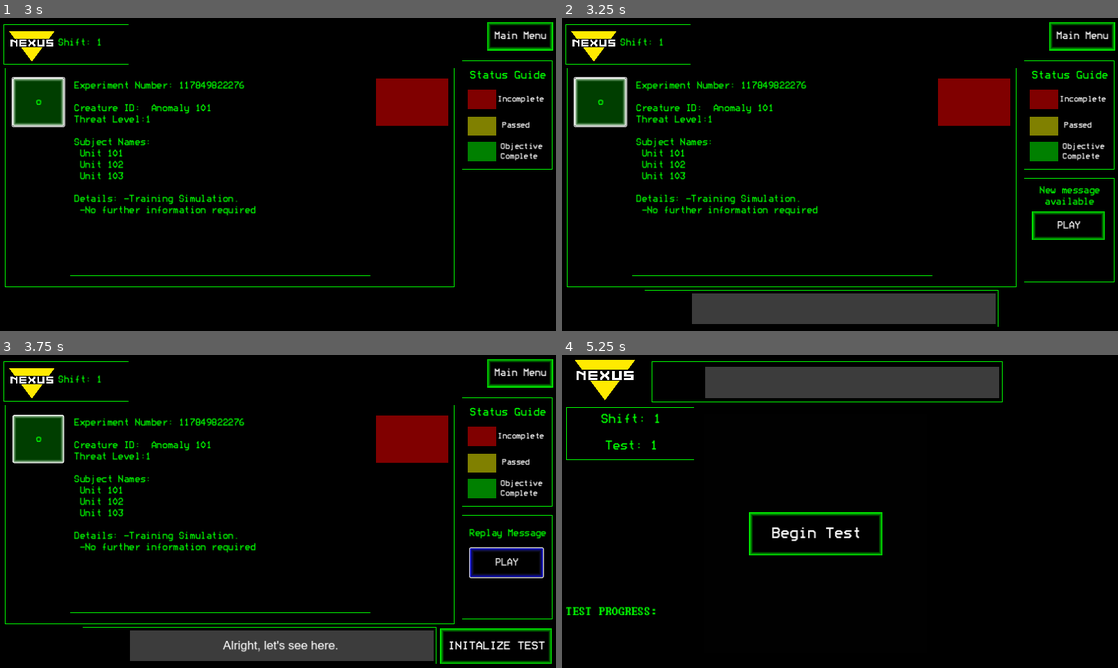
Above: before the commit, frames 1-4 (two rows, left to right).
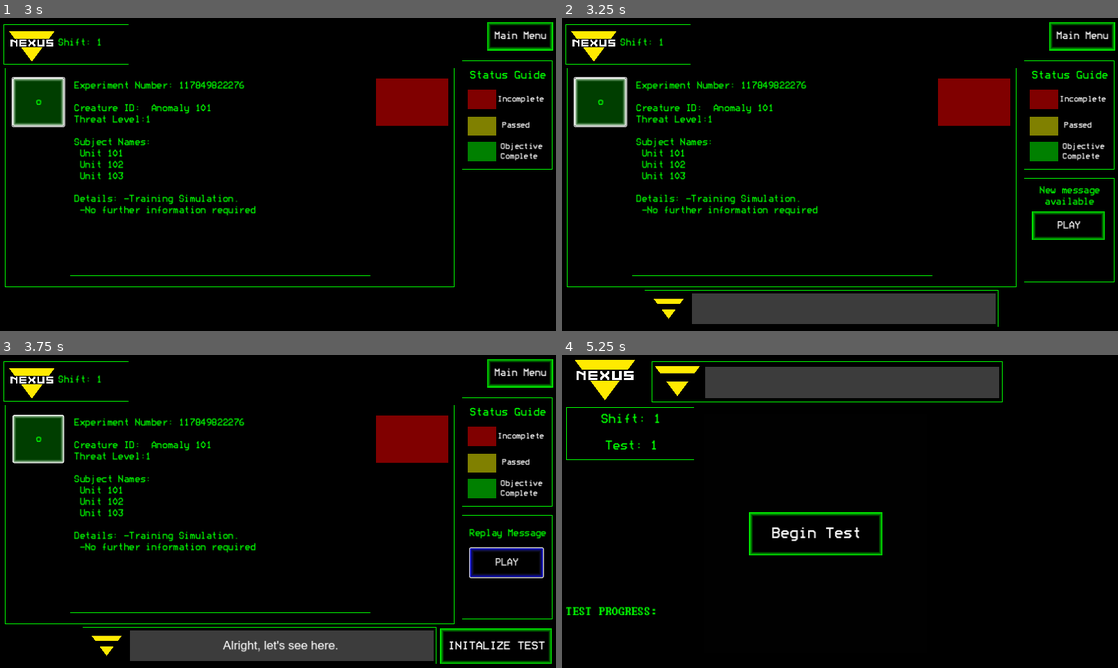
Above: after the commit, the same moments.

Repository: andrewpressman/MonsterManagement
Game: Godot game, scene res://Home Screen/MainMenu.tscn
Two runs of this game, one before a commit and one after it. Both use one fixed random seed, a clock stepped at 60 frames per second and the inputs below.
Inputs:
- Up to frame 1 (3 s): click "New Game" at 0.5 s; click "Main Menu" at 1.25 s; click "New Game" at 2 s; click "o" at 2.75 s
- Up to frame 2 (3.25 s): no input
- Up to frame 3 (3.75 s): click "PLAY" at 3.5 s
- Up to frame 4 (5.25 s): click "PLAY" at 4.25 s; click "INITALIZE TEST" at 5 s

Frame 1 is identical in both runs. In frame 2, 0.1% of the frame differs, in the area x 16-22%, y 89-97%; in frame 3, 0.1%; in frame 4, 0.3%, in the area x 16-25%, y 3-14%.

Commit message:
Visual and Audio improvments
Added icons for dialogue / message windows
Text modifications
Added Text indicators for status
Added sound effect for when a character status changes

Diff:
--- a/Character.gd
+++ b/Character.gd
@@ -2,6 +2,9 @@
 
 # Reference to the Character Panel node
 var characterPanel: Panel
+
+var CurrentState : int = 1 # 1 = green, 2 = yellow, 3= red, 4= flashing, 5=dead
+var LastState : int
 
 var MinState : int
 var YellowThreshold : int
@@ -21,6 +24,7 @@
 	characterPanel = $Status
 	$Sprite2D.visible = false
 	$Status.visible = false
+	LastState = CurrentState
 
 #Startup animation
 func Startup():
@@ -30,6 +34,7 @@
 
 # Function to update the color of the character panel
 func update_panel_color(character_value: int):
+	var OldValue = CharacterValue
 	CharacterValue = character_value
 	if characterPanel == null:
 		print("Character Panel node not assigned!")
@@ -37,15 +42,38 @@
 
 	if character_value >= MaxState:
 		characterPanel.modulate =  Color(0, 0, 0) # Black, character is dead
+		CurrentState = 5
 	elif character_value >= RedThreshold:
+		CurrentState = 3
 		if  character_value >= FlashingState:
+			CurrentState = 4
 			flash()
 		else:
 			characterPanel.modulate = Color(.5, 0, 0) # Red
 	elif character_value >= YellowThreshold:
+		CurrentState = 2
 		characterPanel.modulate = Color(.5, .5, 0) # Yellow
 	elif character_value >= MinState:
+		CurrentState = 1
 		characterPanel.modulate = Color(0, .5, 0) # green
+
+	UpdateState(OldValue, CharacterValue)
+
+func UpdateState(OldValue : int, NewValue : int):
+	if LastState != CurrentState:
+		if OldValue > NewValue:
+			Sound(true)
+		else:
+			Sound(false)
+	LastState = CurrentState
+
+func Sound(sound : bool):
+	if sound:
+		$StatusAlarm.stream = preload("res://Assets/Audio Files/Actions Sounds/DownBeep.wav")
+	else:
+		$StatusAlarm.stream = preload("res://Assets/Audio Files/Actions Sounds/UpBeep.wav")
+
+	$StatusAlarm.play()
 
 #allows color panel to flash indicating status is near max value
 func flash():
--- a/EndScreen/Credits.tscn
+++ b/EndScreen/Credits.tscn
@@ -19,7 +19,7 @@
 offset_left = 22.0
 offset_top = 72.0
 offset_right = 1150.0
-offset_bottom = 647.0
+offset_bottom = 641.0
 theme_override_fonts/font = ExtResource("1_b44t5")
 theme_override_font_sizes/font_size = 30
 text = "Developed By:
@@ -35,8 +35,7 @@
 Sedona
 
 Art:
-TorrN
-Arkulite"
+@TorrN"
 horizontal_alignment = 1
 
 [node name="Button" type="Button" parent="."]
@@ -51,7 +50,7 @@
 offset_left = 1.0
 offset_top = 25.0
 offset_right = 1150.0
-offset_bottom = 147.0
+offset_bottom = 75.0
 theme_override_colors/font_color = Color(0, 1, 0, 1)
 theme_override_font_sizes/font_size = 37
 text = "Thanks to All who helped out:"
--- a/EndScreen/EndScreen.gd
+++ b/EndScreen/EndScreen.gd
@@ -26,7 +26,7 @@
 			$Message.text = "Thank you for your contributions to NEXUS LLC. \n\nYour payment will be processed and your employme …(268 unchanged characters)…
 			GlobalVariables.UnlockedEndings[1] = 1
 		3:
-			$Message.text = "Thank you for your contributions. \n\nI am finally free."
+			$Message.text = "Thank you for your contributions. \n\n\nI am finally free."
 			GlobalVariables.UnlockedEndings[2] = 1
 
 
--- a/Game Screen.tscn
+++ b/Game Screen.tscn
@@ -13,6 +13,7 @@
 [ext_resource type="FontFile" uid="uid://oska4i2dd12t" path="res://Assets/Fonts/SansSerif.ttf" id="8_sma8g"]
 [ext_resource type="Script" path="res://EffectsPlayer.gd" id="9_3vj8r"]
 [ext_resource type="Script" path="res://ObjectiveTracker.gd" id="9_4ck7d"]
+[ext_resource type="Texture2D" uid="uid://dvnuxauq6rb0y" path="res://Assets/Images/LogoBlank_Normal.png" id="9_st0hd"]
 [ext_resource type="FontFile" uid="uid://cjinnl4kb80xv" path="res://Assets/Fonts/TermReg.ttf" id="10_2mwke"]
 [ext_resource type="Script" path="res://ProgressBar.gd" id="10_7574l"]
 [ext_resource type="AudioStream" uid="uid://do0incd5ha8i6" path="res://Assets/Audio Files/SupervisorLogs/Tutorial.wav" id="12_ps3hh"]
@@ -123,6 +124,11 @@
 vertical_alignment = 1
 autowrap_mode = 3
 
+[node name="Speaker" type="Sprite2D" parent="Message/TextPanel"]
+position = Vector2(-57, 30)
+scale = Vector2(0.15, 0.15)
+texture = ExtResource("9_st0hd")
+
 [node name="Actions" type="Panel" parent="."]
 offset_left = 781.0
 offset_top = 104.0
@@ -368,6 +374,8 @@
 script = ExtResource("3_o7a42")
 metadata/_edit_use_anchors_ = true
 
+[node name="StatusAlarm" type="AudioStreamPlayer2D" parent="HealthMonitor/Character1"]
+
 [node name="ColorRect" type="ColorRect" parent="HealthMonitor/Character1"]
 visible = false
 layout_mode = 0
@@ -414,6 +422,8 @@
 script = ExtResource("3_o7a42")
 metadata/_edit_use_anchors_ = true
 
+[node name="StatusAlarm" type="AudioStreamPlayer2D" parent="HealthMonitor/Character2"]
+
 [node name="ColorRect" type="ColorRect" parent="HealthMonitor/Character2"]
 visible = false
 layout_mode = 0
@@ -459,6 +469,8 @@
 theme = ExtResource("3_nnqoy")
 script = ExtResource("3_o7a42")
 metadata/_edit_use_anchors_ = true
+
+[node name="StatusAlarm" type="AudioStreamPlayer2D" parent="HealthMonitor/Character3"]
 
 [node name="ColorRect" type="ColorRect" parent="HealthMonitor/Character3"]
 visible = false
@@ -507,6 +519,8 @@
 theme = ExtResource("3_nnqoy")
 script = ExtResource("3_o7a42")
 metadata/_edit_use_anchors_ = true
+
+[node name="StatusAlarm" type="AudioStreamPlayer2D" parent="HealthMonitor/Monster"]
 
 [node name="ColorRect" type="ColorRect" parent="HealthMonitor/Monster"]
 visible = false
--- a/Home Screen/MainMenu.tscn
+++ b/Home Screen/MainMenu.tscn
@@ -234,7 +234,6 @@
 text = "Audio"
 
 [node name="Sound" type="Node2D" parent="OptionsMenu"]
-visible = false
 
 [node name="LabelGlobal" type="Label" parent="OptionsMenu/Sound"]
 offset_left = 14.0
--- a/Level Select/Cases.gd
+++ b/Level Select/Cases.gd
@@ -4,6 +4,30 @@
 	$Level1/BigInfo/Label.text = SetExperimentNumber(1) + Space() + SetCreature(1) + "\n" + "Threat Level:" + str(GlobalVariables.CurrentLevel) + Space() + SetNames(1) + Space() + SetDetails(1)
 	$Level2/BigInfo/Label.text = SetExperimentNumber(2) + Space() + SetCreature(2) + "\n" + "Threat Level:" + str(GlobalVariables.CurrentLevel) + Space() + SetNames(2) + Space() + SetDetails(2)
 	$Level3/BigInfo/Label.text = SetExperimentNumber(3) + Space() + SetCreature(3) + "\n" + "Threat Level:" + str(GlobalVariables.CurrentLevel) + Space() + SetNames(3) + Space() + SetDetails(3)
+	UpdateStatus()
+
+#Level status, 0 = incomplete, 1 = complete w/o objective, 2 = completed w/ objective
+func UpdateStatus():
+	if GlobalVariables.Level1Status == 0:
+		$Level1/MiniInfo/Label.text = "Experiment One"
+	if GlobalVariables.Level1Status == 1:
+		$Level1/MiniInfo/Label.text = "Experiment One : Passed"
+	if GlobalVariables.Level1Status == 2:
+		$Level1/MiniInfo/Label.text = "Experiment One : Complete"
+
+	if GlobalVariables.Level2Status == 0:
+		$Level2/MiniInfo/Label.text = "Experiment Two"
+	if GlobalVariables.Level2Status == 1:
+		$Level2/MiniInfo/Label.text = "Experiment Two : Passed"
+	if GlobalVariables.Level2Status == 2:
+		$Level2/MiniInfo/Label.text = "Experiment Two : Complete"
+
+	if GlobalVariables.Level3Status == 0:
+		$Level3/MiniInfo/Label.text = "Experiment Three"
+	if GlobalVariables.Level3Status == 1:
+		$Level3/MiniInfo/Label.text = "Experiment Three : Passed"
+	if GlobalVariables.Level3Status == 2:
+		$Level3/MiniInfo/Label.text = "Experiment Three : Complete"
 
 #Sets test number based on Current level + random big nubmer cus fun
 func SetExperimentNumber(testNo : int):
--- a/Level Select/Level Select Screen.tscn
+++ b/Level Select/Level Select Screen.tscn
@@ -12,6 +12,7 @@
 [ext_resource type="FontFile" uid="uid://oska4i2dd12t" path="res://Assets/Fonts/SansSerif.ttf" id="8_anf0j"]
 [ext_resource type="AudioStream" uid="uid://dmjf0cqqpohd3" path="res://Assets/Audio Files/Other/NewMessage.wav" id="8_f6jyp"]
 [ext_resource type="FontFile" uid="uid://doi13s3itttyk" path="res://Assets/Fonts/modeseven.TTF" id="9_dogq0"]
+[ext_resource type="Texture2D" uid="uid://dvnuxauq6rb0y" path="res://Assets/Images/LogoBlank_Normal.png" id="12_suwhu"]
 [ext_resource type="Texture2D" uid="uid://crxddhjkh0amc" path="res://Assets/Images/Nexus-nwbg.webp" id="13_lf3je"]
 
 [sub_resource type="StyleBoxFlat" id="StyleBoxFlat_ltro4"]
@@ -512,6 +513,11 @@
 autowrap_mode = 3
 metadata/_edit_use_anchors_ = true
 
+[node name="Sprite2D" type="Sprite2D" parent="MessagePanel/LogPlayer/Subtitles"]
+position = Vector2(50, 39)
+scale = Vector2(0.1, 0.1)
+texture = ExtResource("12_suwhu")
+
 [node name="NextLevel" type="Panel" parent="."]
 visible = false
 offset_left = 280.0
--- a/TutorialPlayer.gd
+++ b/TutorialPlayer.gd
@@ -5,12 +5,15 @@
 
 var LoreMessages = []
 
-var CurrMessage = 0
-var NewMessage = 1
+var CurrMessage : int = 0
+var NewMessage : int = 1
+
+var SpeakerSprite : Sprite2D
 
 # Called when the node enters the scene tree for the first time.
 func _ready():
 		AddMessages()
+		SpeakerSprite = $TextPanel/Speaker
 		if GlobalVariables.CurrentLevel == 1:
 			var file = FileAccess.open("res://Assets/Audio Files/Tutorial.txt", FileAccess.READ)
 			var content = file.get_as_text()
@@ -34,7 +37,7 @@
 		LoreMessages.append("i WaNt To bE FrEe") #7
 		LoreMessages.append("LET ME OUT OF THE CAGE") #8
 		LoreMessages.append("We are more than just subjects") #9
-		LoreMessages.append("don't believe its lies") #10
+		LoreMessages.append("don't believe their lies") #10
 
 func flashPanel(panel : int, time):
 	match panel:
@@ -139,7 +142,6 @@
 func CycleMessages():
 	await get_tree().create_timer(15).timeout
 	ReplaceMessage()
-	ShowImage(CurrMessage)
 	$TextPanel/Text.text = LoreMessages[CurrMessage]
 	CycleMessages()
 
@@ -153,11 +155,11 @@
 	if NewMessage == CurrMessage:
 		ReplaceMessage()
 	else:
+		PickSprite(NewMessage)
 		CurrMessage = NewMessage
 
-
-func ShowImage(sprite : int):
-	match sprite: #Show images based on what character is sending message
-		1:
-			pass
-	pass #Show character image here
+func PickSprite(type : int):
+	if type <= 6:
+		SpeakerSprite.texture = load("res://Assets/Images/LogoBlank_Normal.png")
+	else:
+		SpeakerSprite.texture = load("res://Assets/Images/LogoBlank_Warped.png")
Not shown, added: Assets/Audio Files/Actions Sounds/DownBeep.wav.import
Not shown, added: Assets/Audio Files/Actions Sounds/UpBeep.wav.import
Binary file added: Assets/Images/LogoBlank_Normal.png
Not shown, added: Assets/Images/LogoBlank_Normal.png.import
Binary file added: Assets/Images/LogoBlank_Warped.png
Not shown, added: Assets/Images/LogoBlank_Warped.png.import
Not shown: 1 places in Game Screen.tscn that only renumber resources
Not shown: 2 places in Level Select/Level Select Screen.tscn that only renumber resources
Not shown, added: Assets/Audio Files/Actions Sounds/DownBeep.wav
Not shown, added: Assets/Audio Files/Actions Sounds/UpBeep.wav
